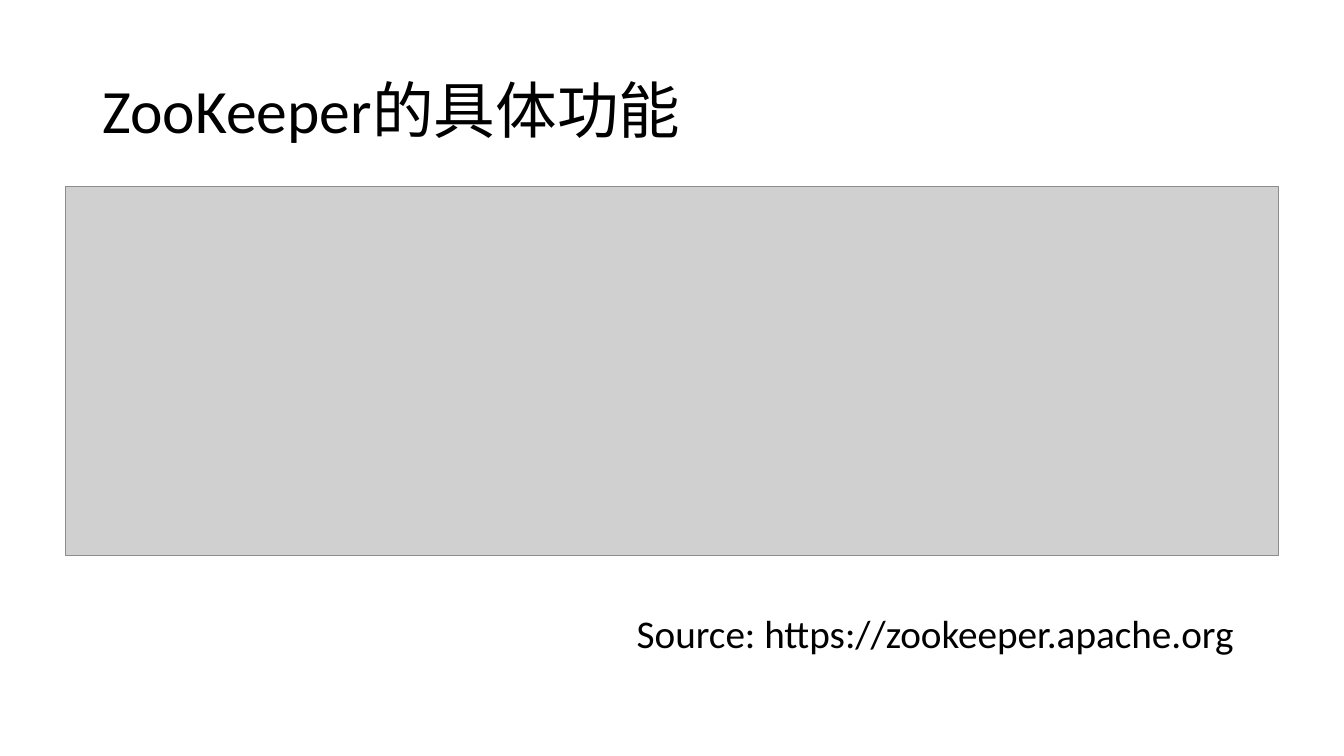
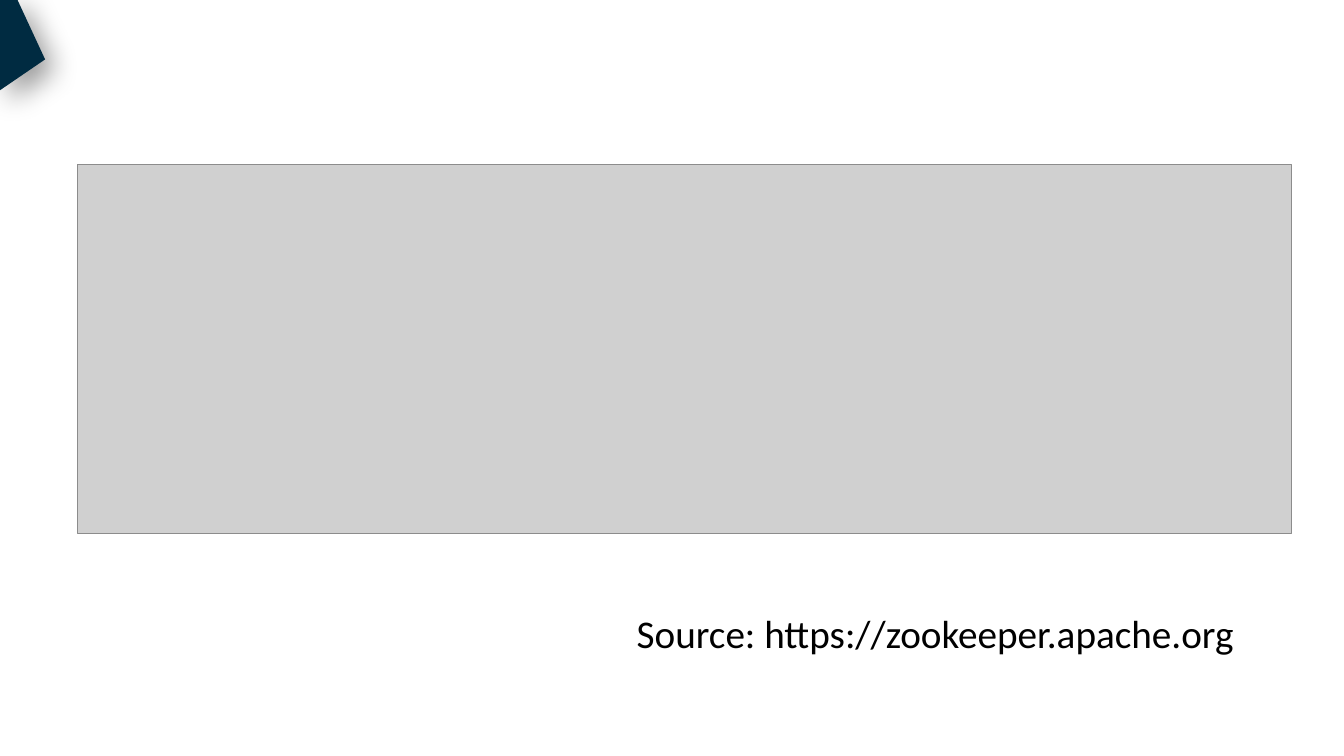
Before and after one commit to ShoeBoy/ZooKeeper, a slide deck: slide 11 of 20181102_zookeeper_shubo.pptx (slide 2 before the commit). Drawn at 1344x756 pixels with LibreOffice and Linux fonts; fonts in the diff are those of the drawing; grey boxes stand for pictures. Boxes give left, top, right and bottom in pixels: in the first picture for what was removed or moved away, otherwise in the second. Text is boxed around its words. In the diff, an @@ line names an element or a change of style, - is before the commit and + after.

```diff
--- a/20181102_zookeeper_shubo.pptx
+++ b/20181102_zookeeper_shubo.pptx
@@ freeform shape added at [0,0,45,91], fill #002B41 @@
@@ title removed at [102,82,680,143] @@
-ZooKeeper的具体功能
@@ picture: place and size @@
-picture at [66,187,1279,556]
+picture at [78,164,1292,533]
```
Also in this commit, not shown: 8 other slides changed, 32 slides added, 2 slides removed.
